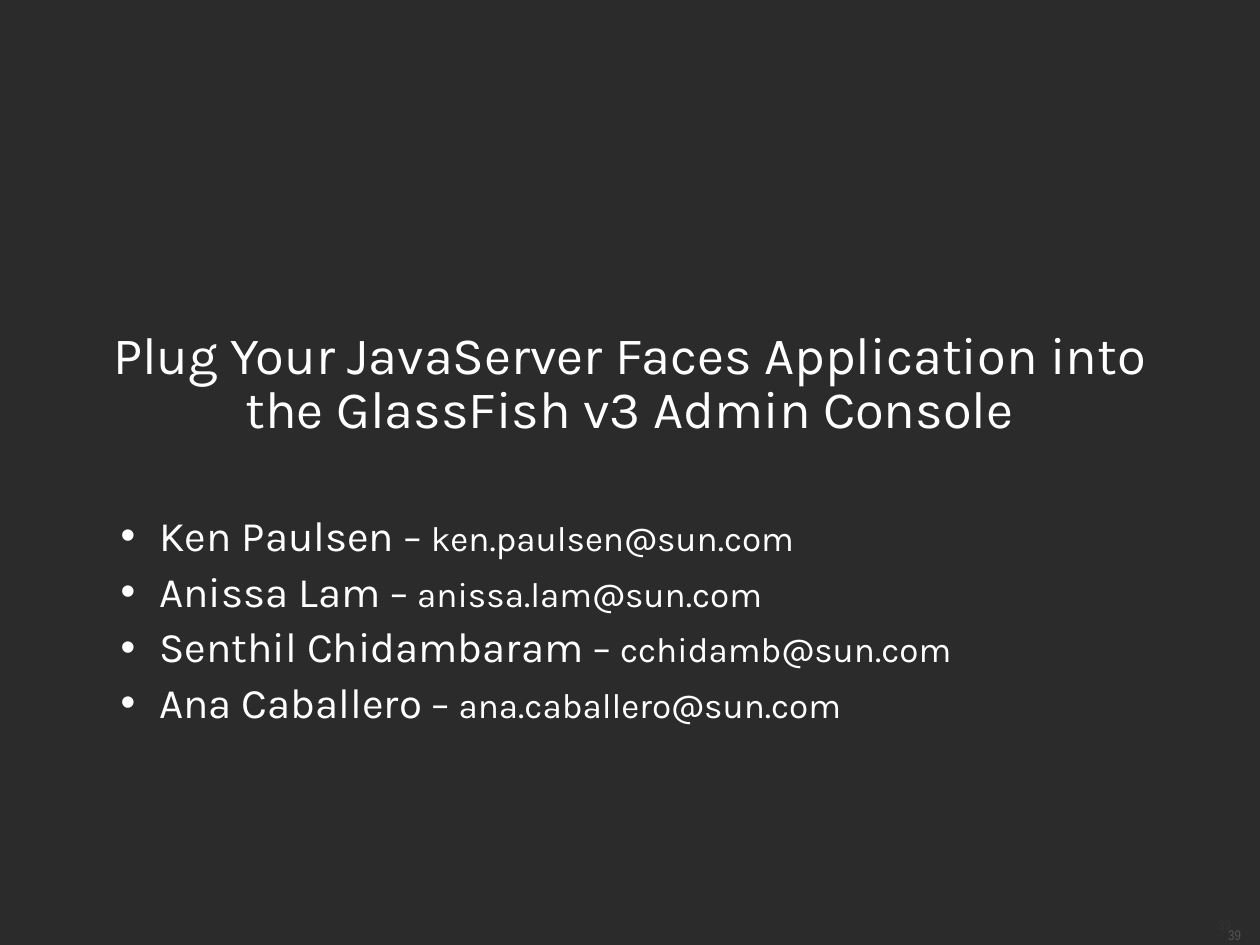
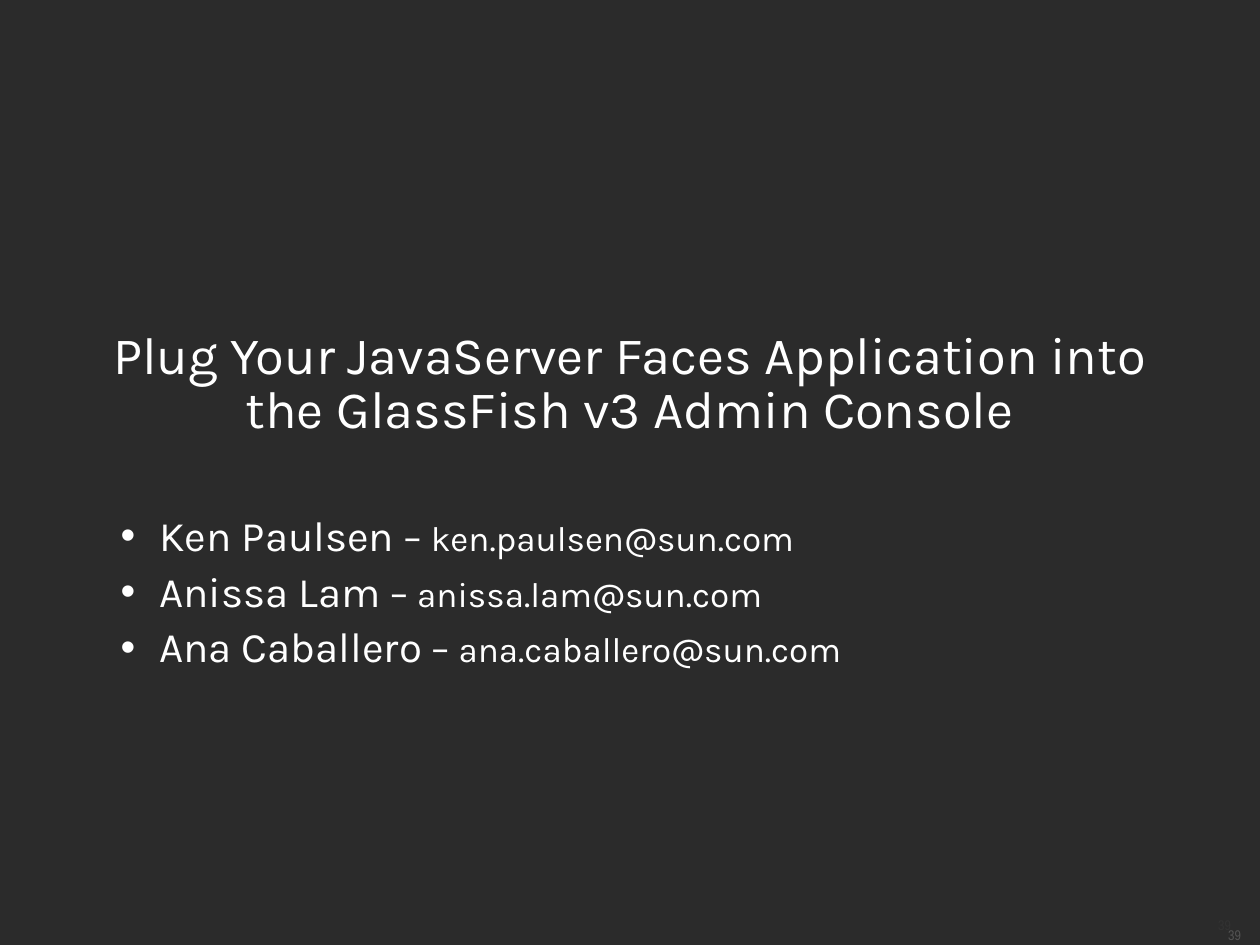
Before and after one commit to dmatej/Glassfish-SVN-Patched, a slide deck: slide 39 of v3/admingui/j1plugin/gfplugin/4520_gfplugin.odp. Drawn at 1260x945 pixels with LibreOffice and Linux fonts; fonts in the diff are those of the drawing; background and template pictures are left out; a plain dark background stands for a picture behind light text. Boxes give left, top, right and bottom in pixels: in the first picture for what was removed or moved away, otherwise in the second. Text is boxed around its words. In the diff, an @@ line names an element or a change of style, - is before the commit and + after.

```diff
--- a/v3/admingui/j1plugin/gfplugin/4520_gfplugin.odp
+++ b/v3/admingui/j1plugin/gfplugin/4520_gfplugin.odp
@@ text at (159, 633, 951, 669): paragraph removed @@
-• Senthil Chidambaram – cchidamb@sun.com
```
Also in this commit, not shown: 4 other slides changed, 1 other file.
